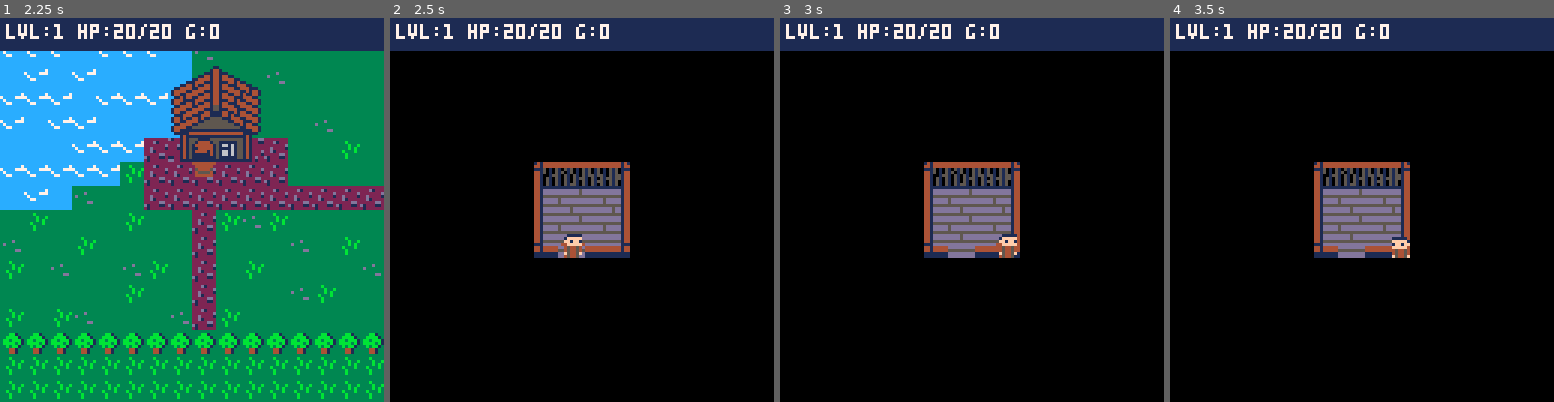
Above: before the commit, frames 1-4 (left to right).
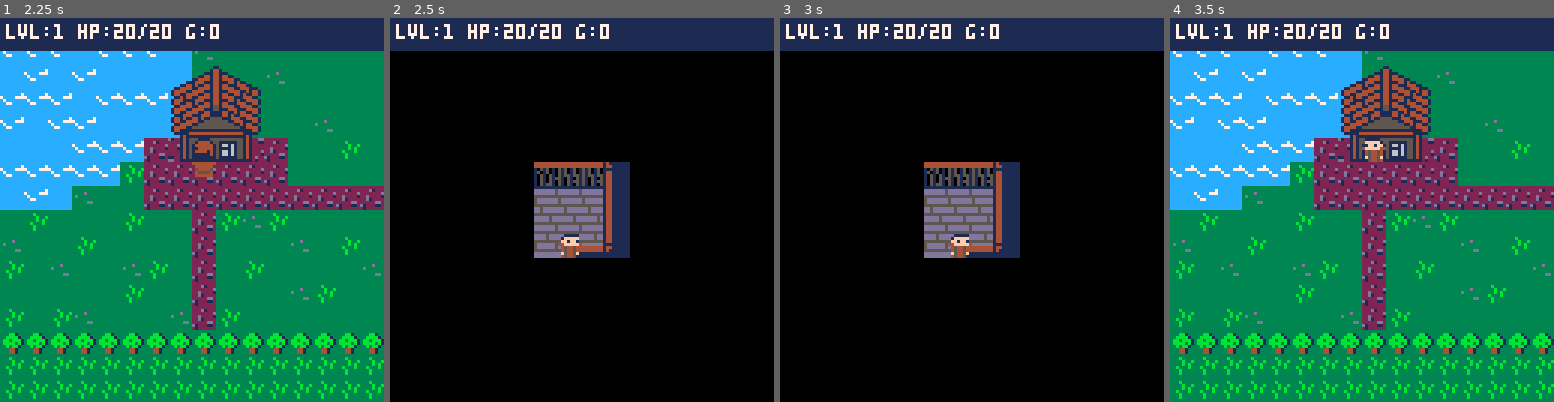
Above: after the commit, the same moments.

Repository: matthurtado/PicoRPG
Game: PICO-8 cartridge assets/base.p8
Same seed, same stepped clock (60 frames per second), same inputs: the game is played once before the commit and once after it.
Inputs:
- Up to frame 1 (2.25 s): tap X (X key) at 0.33, 1.07, 1.85 s; tap O (Z key) at 0.7, 1.7, 2.1 s; hold Right 1.6-2.1 s; hold Up from 2.15 s (still down)
- Up to frame 2 (2.5 s): release Up at 2.42 s; hold Right from 2.47 s (still down)
- Up to frame 3 (3 s): keep holding Right; tap O (Z key) at 2.5, 2.9 s; tap X (X key) at 2.97 s
- Up to frame 4 (3.5 s): release Right at 3.03 s; hold Left from 3.08 s (still down); tap O (Z key) at 3.3 s

Frame 1 is identical in both runs. In frame 2, 2.8% of the frame differs, in the area x 37-63%, y 37-63%; in frame 3, 3.0%; in frame 4, 91%, in the area x 0-100%, y 8-100%.

Commit message:
room sprites

Diff:
--- a/assets/base.p8
+++ b/assets/base.p8
@@ -145,15 +145,15 @@
 
 
 __gff__
-0000000000000000000000000000000000000000000000000000000000000000020201000000000000000000000000000201010000000000000000000000000001010101000000000101010100000000010101010000000000000000000000000101010100000000000000000000000001040101000000000004000000000000
+0000000000000000000000000000000000000000000000000000000000000000020201000000000000000000000000000201010000000000000000000000000001010101010101010101010101000000010101010100000000000000010000000101010101000000000000000100000001040101010101010104010101000000
 0000000000000000000000000000000000000000000000000000000000000000000000000000000000000000000000000000000000000000000000000000000000000000000000000000000000000000000000000000000000000000000000000000000000000000000000000000000000000000000000000000000000000000
 __map__
 3222322232322232212120212120213021212021233021312020202020202020202020202020202020202020202020202020202020202020202020202020202020202020202020202020202020202020202020202020202020202020202020202020202020202020202020202020202020202020202020202020202020202020
 2222223222222232302121212121212120212121232120312020202020202020202020202020202020202020202020202020202020202020202020202020202020202020202020202020202020202020202020202020202020202020202020202020202020202020202020202020202020202020202020202020202020202020
-3222322232323240414243302121212121302120232021312020202020202020202020202020202020202020202020202020202020202020202020202020202020202020202020202020202020202020202020202020202020202020202020202020202020202020202020202020202020202020202020202020202048494a4b
-2222223222222250515253212121212120212121232130312020202020202020202020202020202020202020202020202020202020202020202020202020202020202020202020202020202020202020202020202020202020202020202020202020202020202020202020202020202020202020202020202020202058595a5b
-2232222232323260616263212130212121212121232121312020202020202020202020202020202020202020202020202020202020202020202020202020202020202020202020202020202020202020202020202020202020202020202020202020202020202020202020202020202020202020202020202020202068696a6b
-3232322222222370717273232121202130212021232021312020202020202020202020202020202020202020202020202020202020202020202020202020202020202020202020202020202020202020202020202020202020202020202020202020202020202020202020202020202020202020202020202020202078797a7b
+32223222323232404142433021212121213021202320213120202020202020202020202020202020202020202020202020202020202020202020202020202020202020202020202020202020202020202020202020202020202020202020202020202020202020202020202020202020202020202020204445464748494a4b4c
+2222223222222250515253212121212120212121232130312020202020202020202020202020202020202020202020202020202020202020202020202020202020202020202020202020202020202020202020202020202020202020202020202020202020202020202020202020202020202020202020545556575858595b5c
+2232222232323260616263212130212121212121232121312020202020202020202020202020202020202020202020202020202020202020202020202020202020202020202020202020202020202020202020202020202020202020202020202020202020202020202020202020202020202020202020646566676868696b6c
+32323222222223707172732321212021302120212320213120202020202020202020202020202020202020202020202020202020202020202020202020202020202020202020202020202020202020202020202020202020202020202020202020202020202020202020202020202020202020202020207475767778797a7b7c
 2222222222202323232323232121212121212130232121312020202020202020202020202020202020202020202020202020202020202020202020202020202020202020202020202020202020202020202020202020202020202020202020202020202020202020202020202020202020202020202020202020202020202020
 3222323021212323232323232323232323232323233021312020202020202020202020202020202020202020202020202020202020202020202020202020202020202020202020202020202020202020202020202020202020202020202020202020202020202020202020202020202020202020202020202020202020202020
 2120212121202121232030202121212121302120212120312020202020202020202020202020202020202020202020202020202020202020202020202020202020202020202020202020202020202020202020202020202020202020202020202020202020202020202020202020202020202020202020202020202020202020
Not shown, changed: 32 lines of the sprite sheet (__gfx__) section of assets/base.p8
